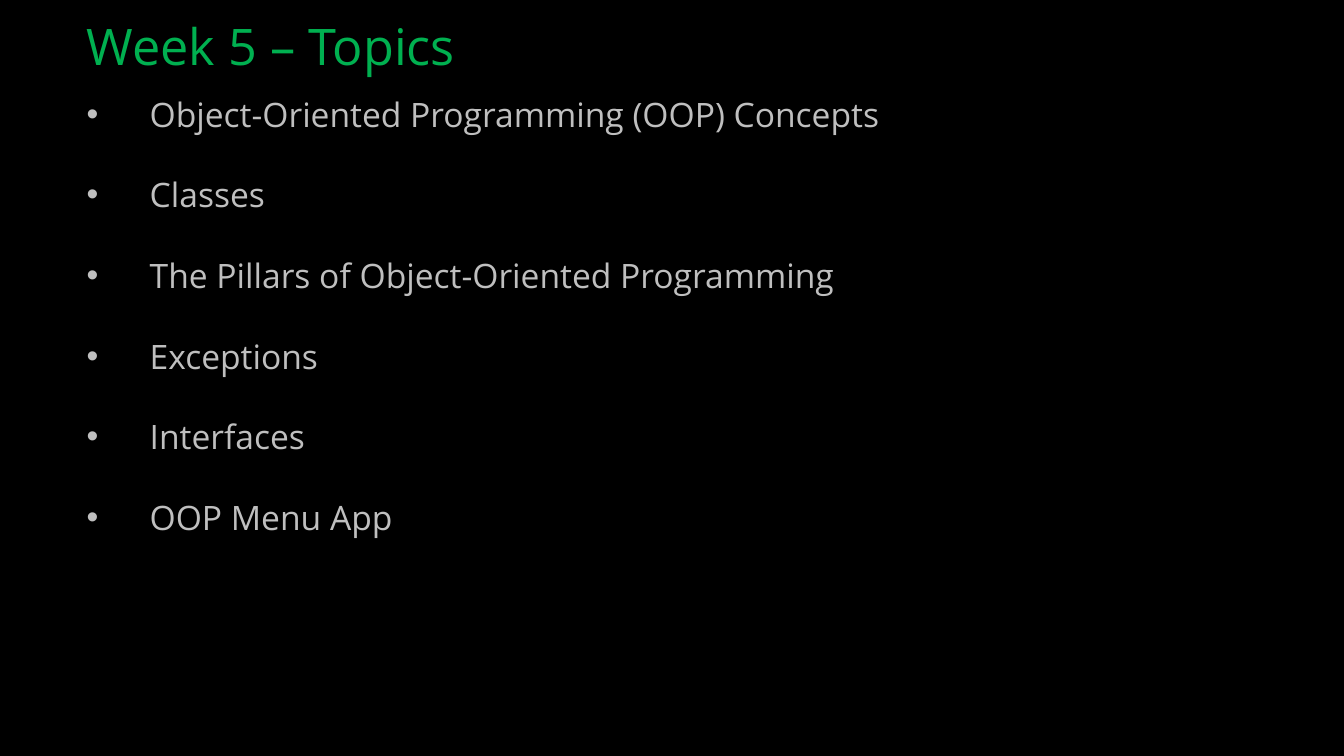
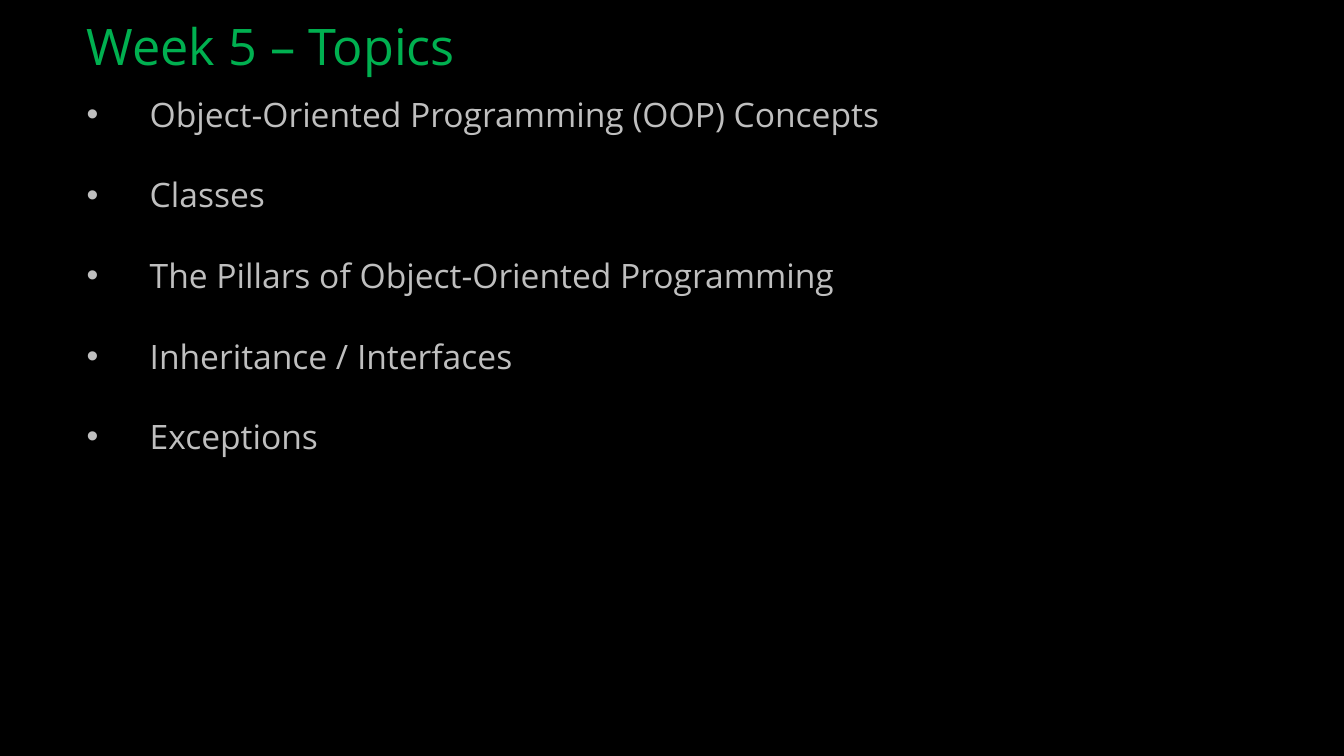
Before and after one commit to ckiefriter1/PT-BESD, a slide deck: slide 1 of Week5/BESD Week 5.pptx. Drawn at 1344x756 pixels with LibreOffice and Linux fonts; fonts in the diff are those of the drawing. Boxes give left, top, right and bottom in pixels: in the first picture for what was removed or moved away, otherwise in the second. Text is boxed around its words. In the diff, an @@ line names an element or a change of style, - is before the commit and + after.

```diff
--- a/Week5/BESD Week 5.pptx
+++ b/Week5/BESD Week 5.pptx
@@ text at (150,343,512,370): paragraph added @@
+• Inheritance / Interfaces
@@ text at (150,423,392,538): paragraphs removed @@
-• Interfaces
-• OOP Menu App
```
Also in this commit, not shown: 6 other slides changed, 2 slides removed, 2 other files.
